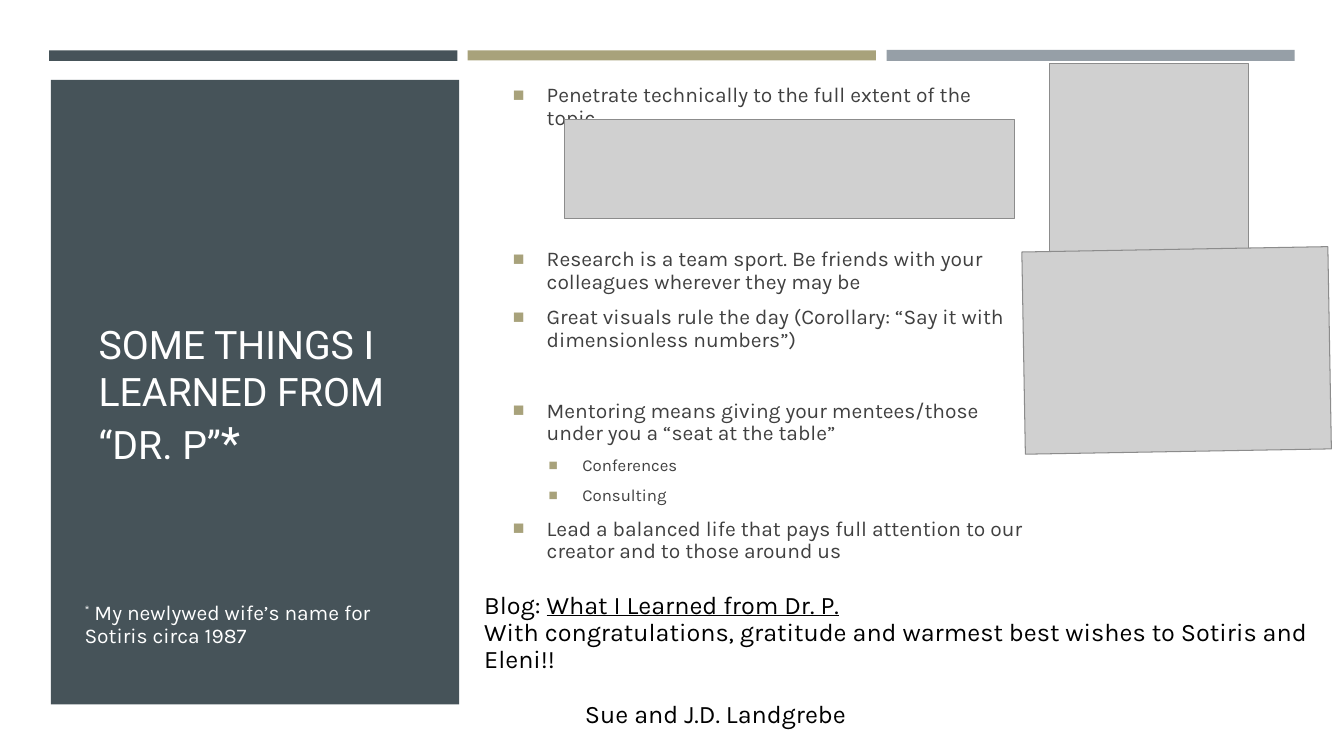
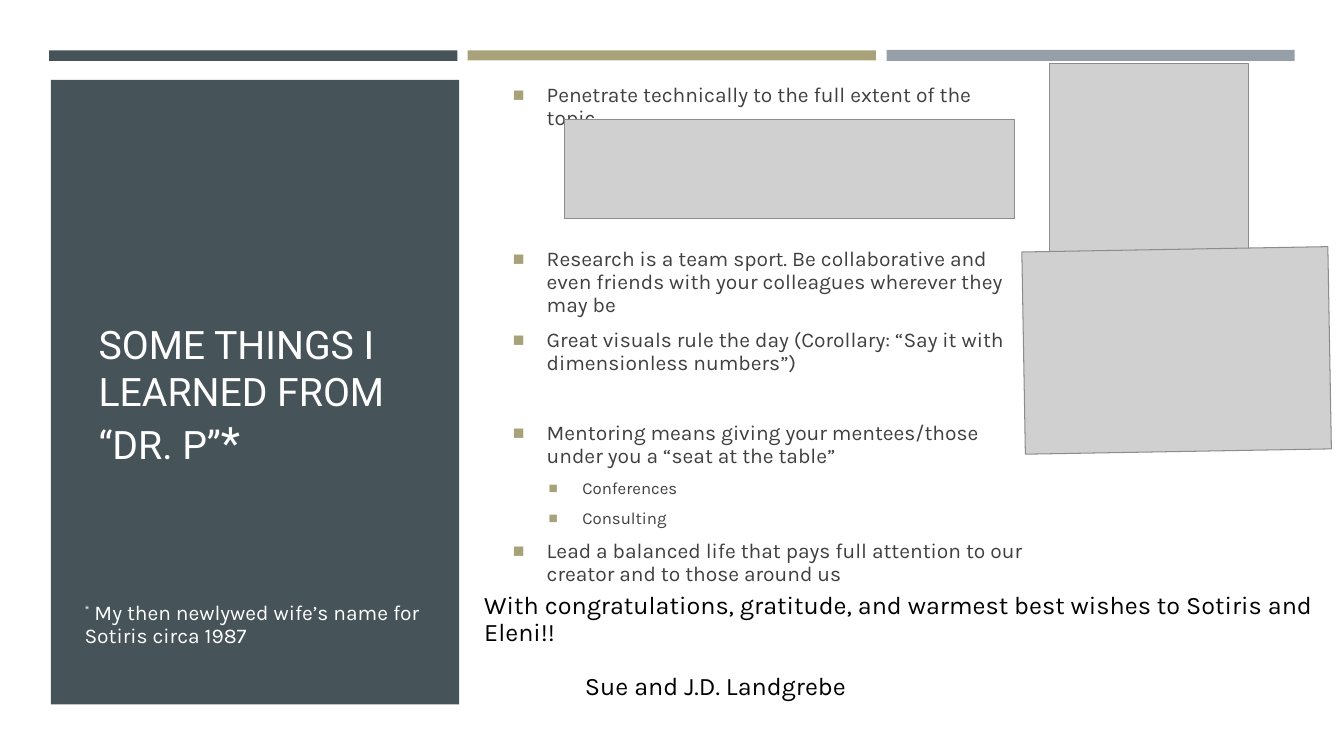
Before and after one commit to jlandgre/Engineering_Model_Best_Practices, a slide deck: slide 3 of Best_Practices_Coded_Models.pptx. Drawn at 1344x756 pixels with LibreOffice and Linux fonts; fonts in the diff are those of the drawing; grey boxes stand for pictures. Boxes give left, top, right and bottom in pixels: in the first picture for what was removed or moved away, otherwise in the second. Text is boxed around its words. In the diff, an @@ line names an element or a change of style, - is before the commit and + after.

```diff
--- a/Best_Practices_Coded_Models.pptx
+++ b/Best_Practices_Coded_Models.pptx
@@ text at box(547, 251, 1002, 317): text changed @@
-■ Research is a team sport. Be friends with your colleagues wherever they may be
+■ Research is a team sport. Be collaborative and even friends with your colleagues wherever they may be
@@ text at box(484, 596, 1312, 642): text changed @@
-  Blog: What I Learned from Dr. P.
-  With congratulations, gratitude and warmest best wishes to Sotiris and Eleni!!
+  With congratulations, gratitude, and warmest best wishes to Sotiris and Eleni!!
@@ text at box(85, 605, 419, 643): text changed @@
-* My newlywed wife’s name for Sotiris circa 1987
+* My then newlywed wife’s name for Sotiris circa 1987
```
Also in this commit, not shown: 8 other slides changed, 3 other files.
